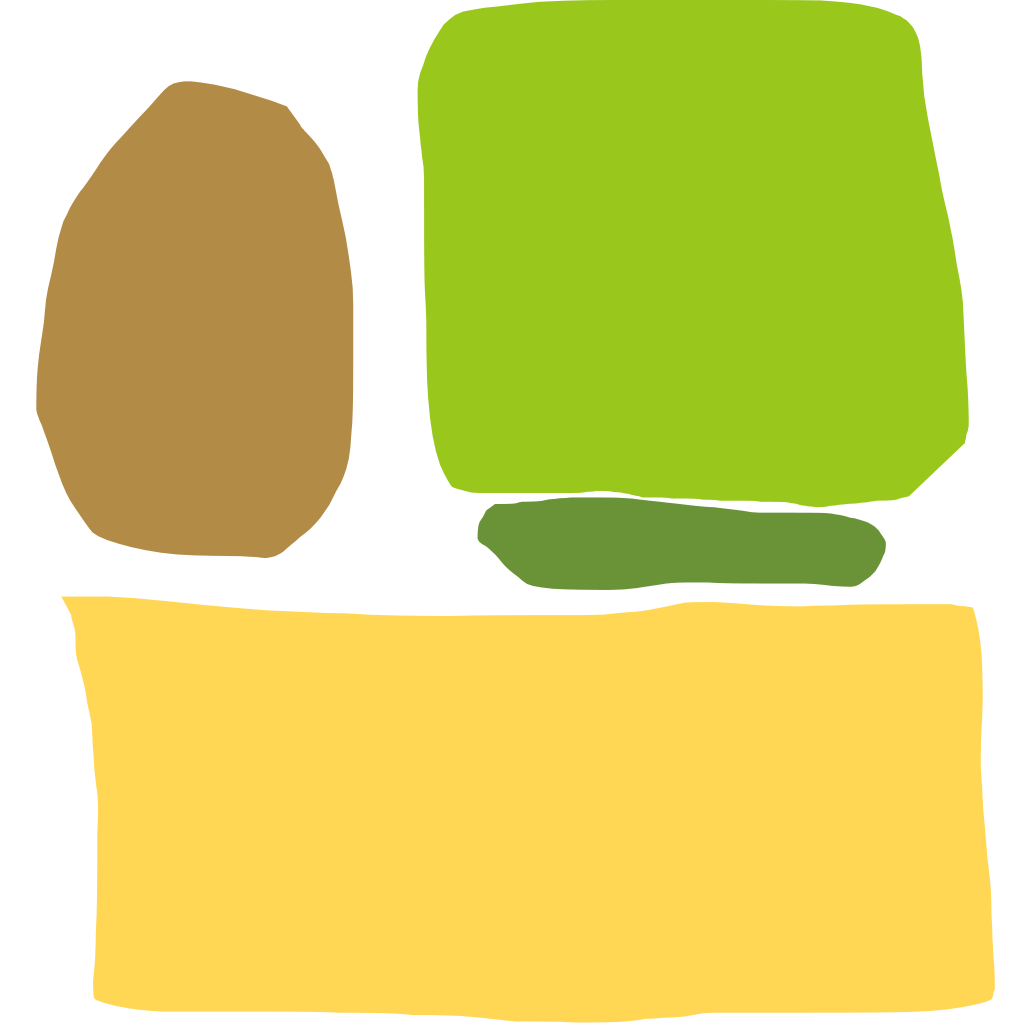
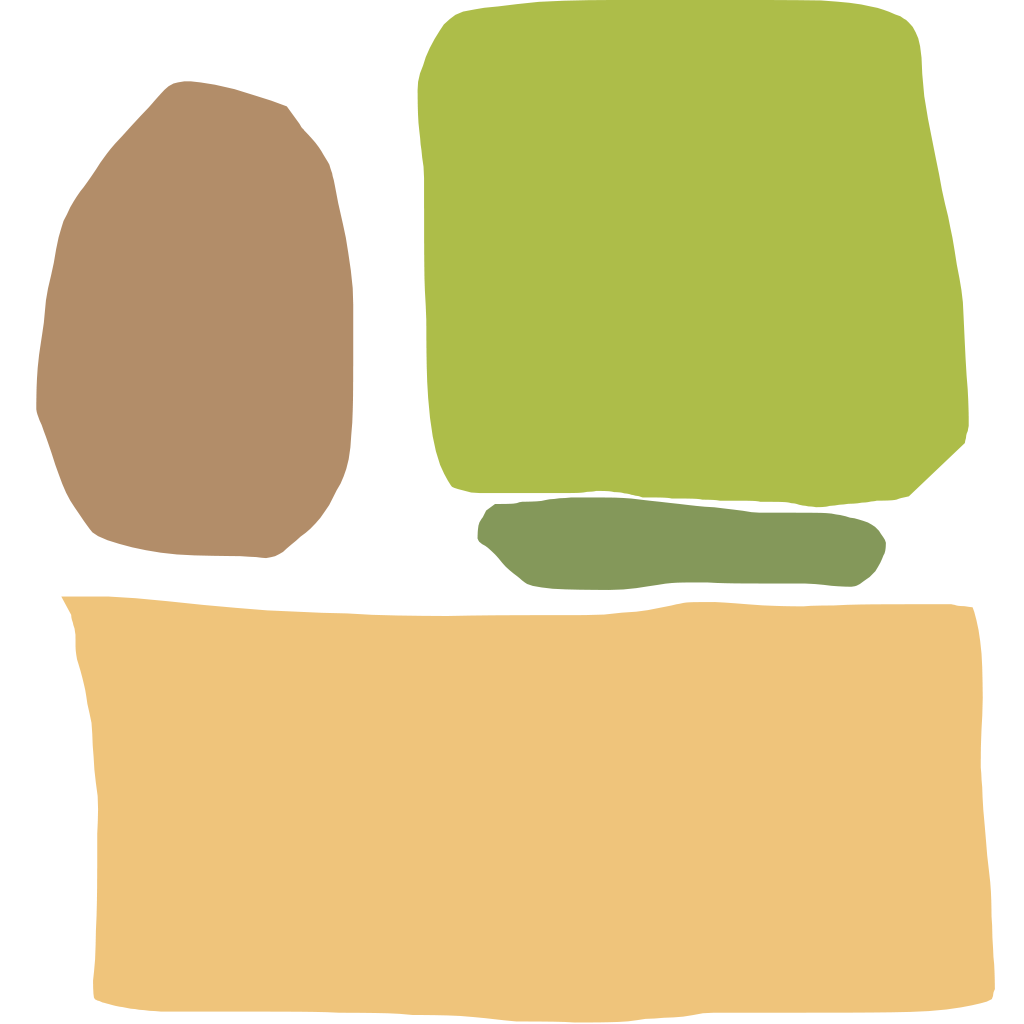
Layer changes from the first 1024x1024 image to the second:
pixels changed over [36, 0, 995, 1023] (layer not identified)
